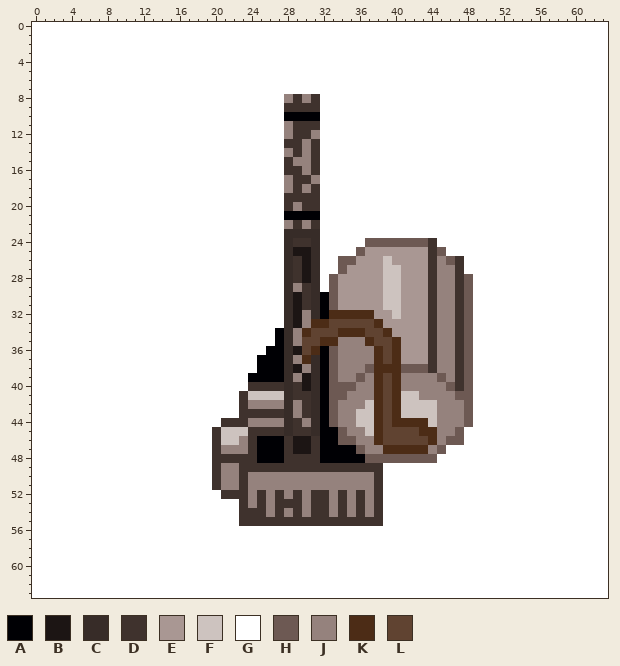
A pixel-art sprite gets an edit: graphics/Guns/2 вариант/1.png. This is how it looked before the edit.
The file is 64x64 pixels. Colours within 5 levels of each other are drawn and written as one.
Palette (. is transparent): A #000004  B #1c1514  C #372c28  D #3f322d  E #a99793  F #cdc3bf  G #ffffff  H #6d5953  J #95827d  K #4c2c16  L #604331
New version:
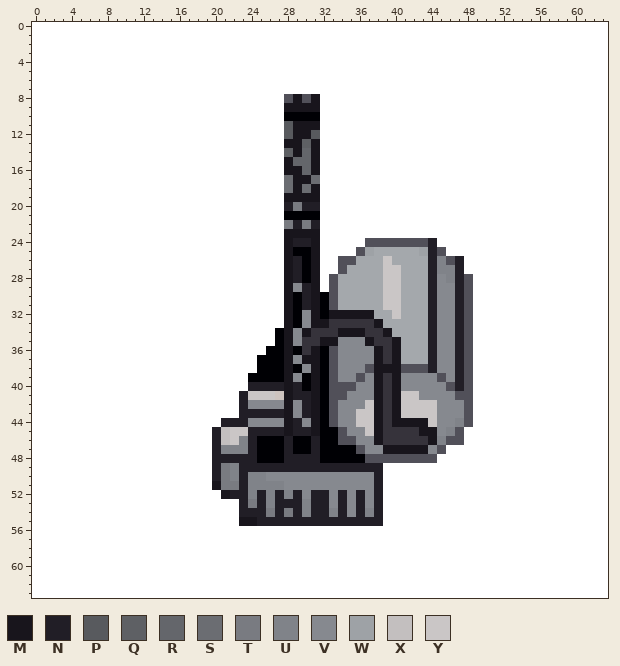
Colours new in this view: M #18151c  N #211e26  P #585a5e  Q #5e6064  R #64666b  S #6b6d72  T #797b81  U #808389  V #86898f  W #9ea2a6  X #c3bfbf  Y #cac6c6
Diff:
colour E: #a99793 -> #a4a8ac
colour H: #6d5953 -> #515059
colour L: #604331 -> #36333b
Changed rows in their new state; - is a pixel that keeps its letter.
first column x 20:
 8 --------HMHM----------------
 9 --------MMMM----------------
11 --------PMMM----------------
12 --------PMMP----------------
13 --------MMQM----------------
14 --------QMRM----------------
15 --------MRRM----------------
16 --------MMRM----------------
17 --------SMMS----------------
18 --------SMSM----------------
19 --------MMMM----------------
20 --------NTNN----------------
22 --------TNTN----------------
23 --------MMMM----------------
24 --------MNNM------------N---
25 --------MAAM-----W-----WN---
26 --------MNAM-------Y----NU-N
27 --------MNAM-------YY---NUUN
28 --------MNAM-------YY---NVUN
29 --------MVNM-------YY---NVVN
30 --------MANM-------YY---NVVN
31 --------MANM-------YY---NVVN
32 --------MAVM-MMMMM--Y---NVVN
33 --------MAVMM-----M-----NVVN
34 --------MVM---MMM--M----NVVN
35 --------MV--MMVVVM--M---NVVN
36 --------MA-M--VVVVM-M---NVVN
37 --------MVMM--VVVVM-M---NVVN
38 --------MAVM--VVV-MMM---NVVN
39 --------MVAM--VV-VM-MVVVV-VN
40 ----NNNNMNAM----VVM-MVVVVV-N
41 ---NYYY-MNNM---VVVM-MYYVVVV-
42 ---NVVVVMVNM--VVVYM-MYYYYVVV
43 ---NNNNNMVNM--VVYYM-MYYYYVVV
44 -NNNVVVVMNVM--VVYYM-MMMMYVVU
45 NXYYNNNNMNNM---VVYM----MMVU-
46 NXYUN---NAAN----VVM-----MU--
47 NUUUN---NAAN-----VVMMMMMV---
48 NNNNN---NNNN----------------
49 NTUNNNNNNNNNNNNNNNN---------
50 NTUNUUVVVVVVVVVVVVN---------
51 MTTNUUUUVVVVVVVVVVN---------
52 -MNNUNUNUNVNNVNVNVN---------
53 ---NTNUNNNUNNVNVNVN---------
54 ---NNNTNTNUNNUNVNUN---------
55 ---MMNNNNNNNNNNNNNN---------
Where, in picture pixels (left, top, right, bottom), the same in both pictures:
changed: (212, 94, 473, 526)
